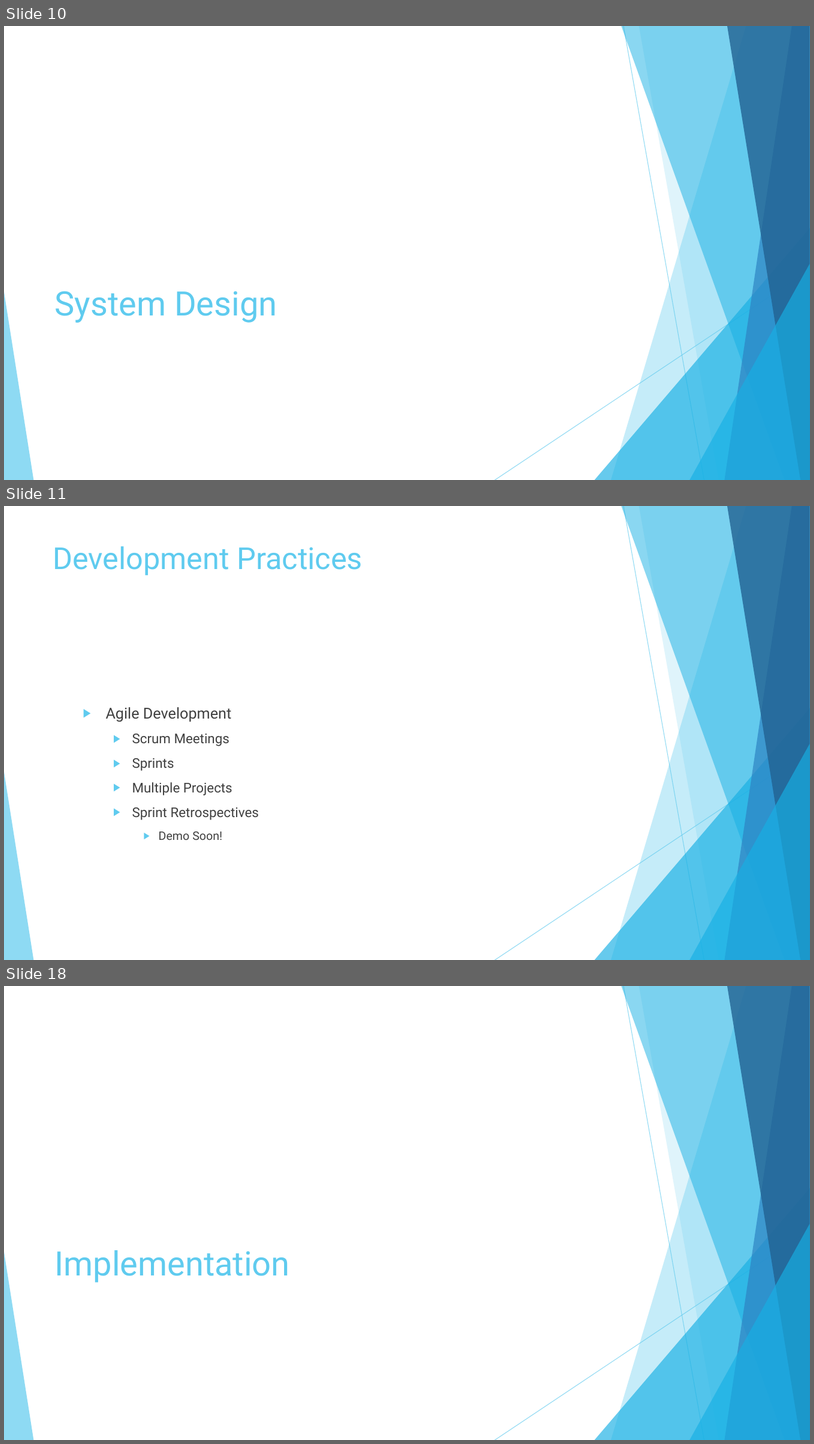
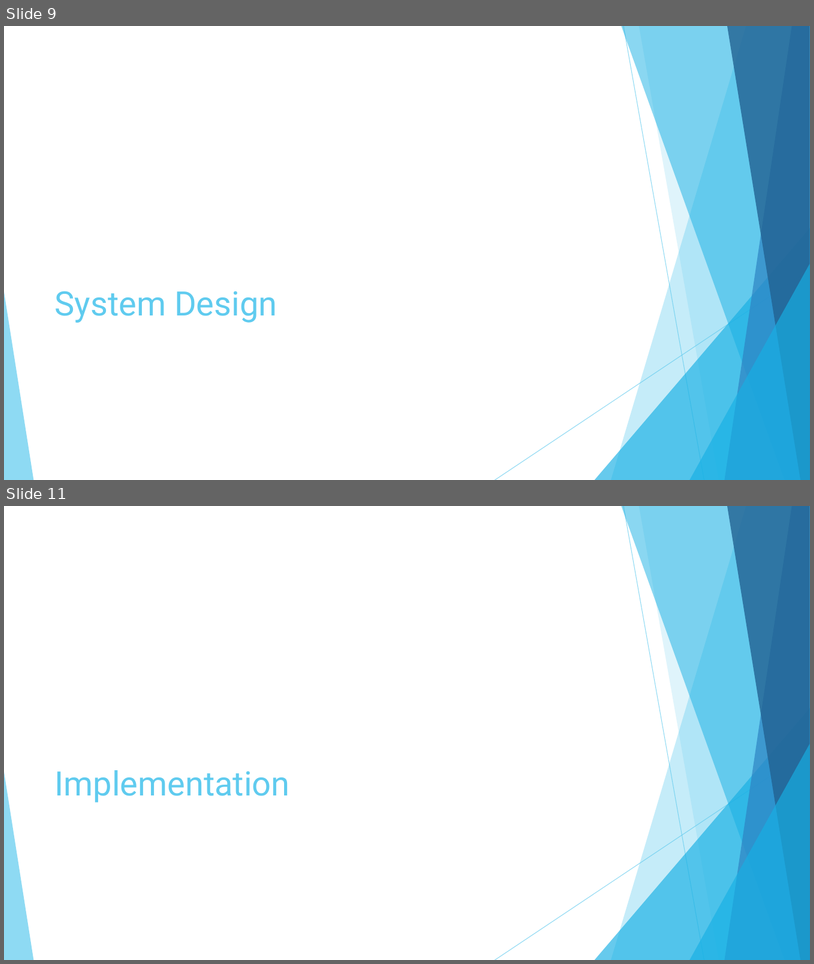
Before and after one commit to DaveWoodie/SpringWater, a slide deck: Project SpringWater 4 Weeks.pptx. Shown one above the other, each under a label of ours: slides 10, 11 and 18 before the commit, slides 9 and 11 after it; the slides between them are not shown. The pictures are 814x1444 and 814x964 pixels, drawn with LibreOffice and Linux fonts; fonts in the diff are those of the drawing. Boxes give left, top, right and bottom in pixels: in the first picture for what was removed or moved away, otherwise in the second. Text is boxed around its words. In the diff, an @@ line names an element or a change of style, - is before the commit and + after.

```diff
--- a/Project SpringWater 4 Weeks.pptx
+++ b/Project SpringWater 4 Weeks.pptx
@@ slide 11 removed at box(4, 506, 810, 960), background #FFFFFF; not listed: 10 template elements that a slide beside it also shows @@
@@ title removed at box(53, 546, 362, 575) @@
-Development Practices
@@ text removed at box(106, 707, 259, 840) @@
-▶ Agile Development
-  ▶ Scrum Meetings
-  ▶ Sprints
-  ▶ Multiple Projects
-  ▶ Sprint Retrospectives
-    ▶ Demo Soon!
@@ what was slide 10 is now slide 9 @@
@@ what was slide 18 is now slide 11 @@
```
Also in this commit, not shown: 1 slide changed, 1 slide added, 7 other slides removed, 2 other files.
